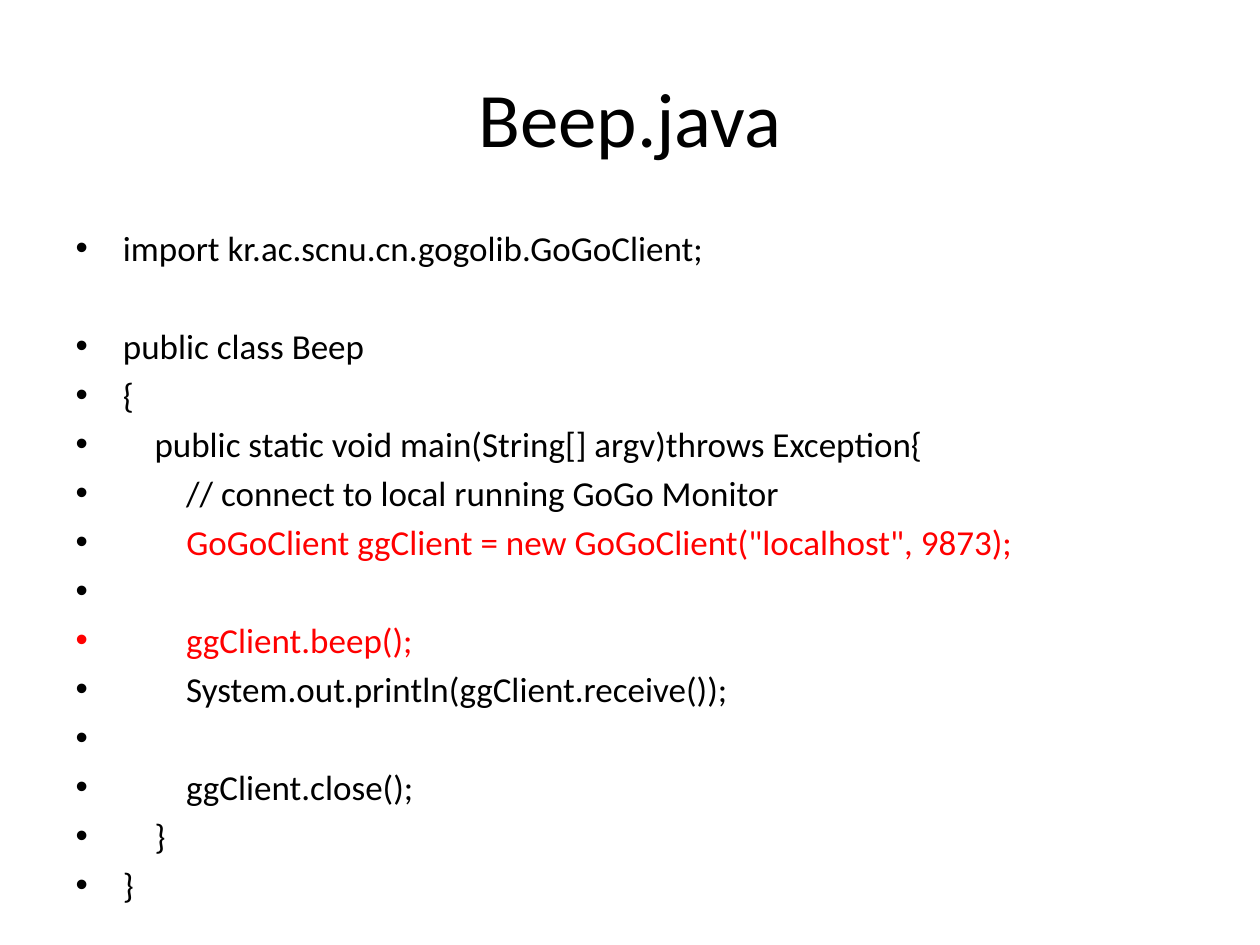
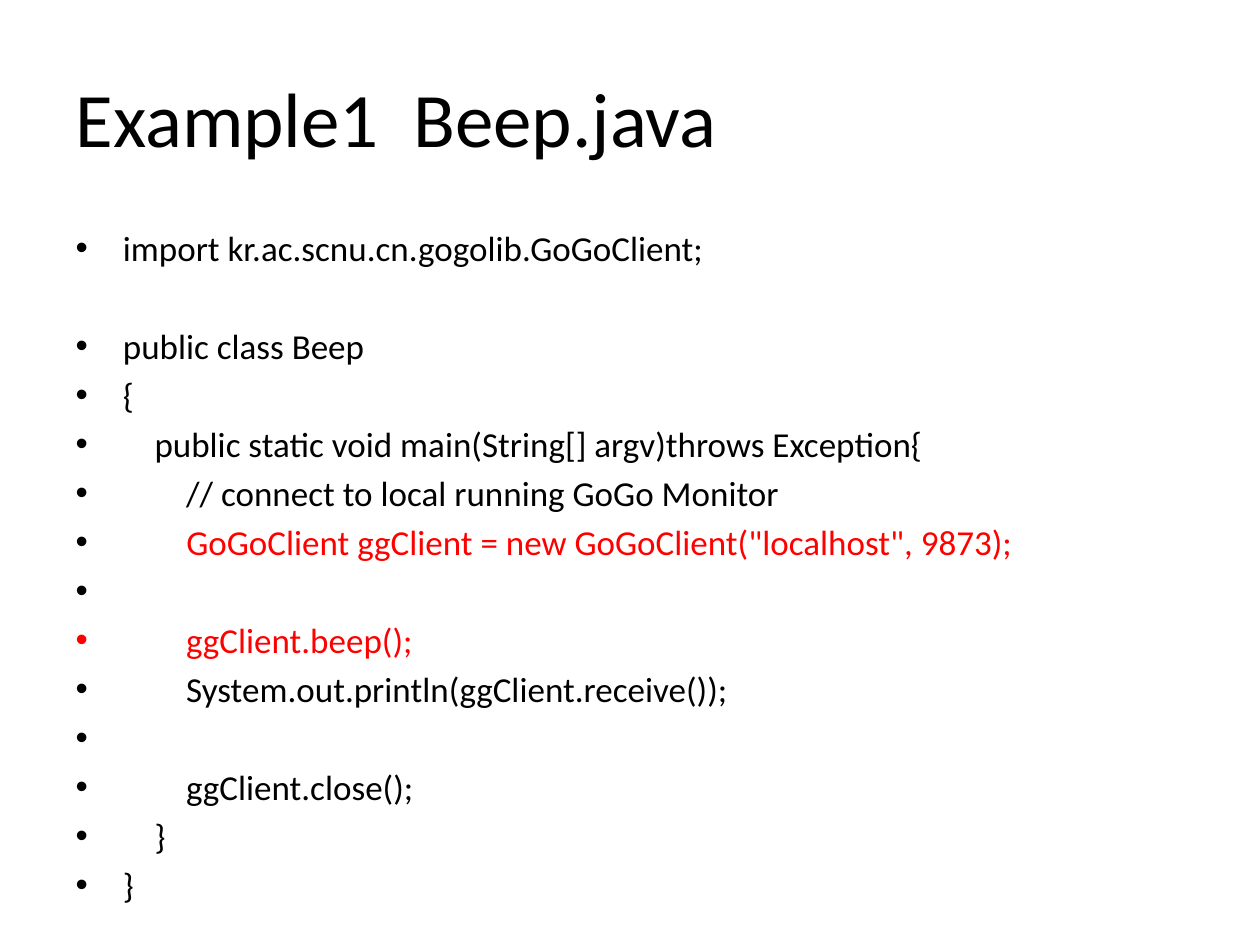
Before and after one commit to Hugo-X/gogolib4java, a slide deck: slide 7 of tutorial/Introduction of gogolib.pptx (slide 6 before the commit). Drawn at 1260x945 pixels with LibreOffice and Linux fonts; fonts in the diff are those of the drawing. Boxes give left, top, right and bottom in pixels: in the first picture for what was removed or moved away, otherwise in the second. Text is boxed around its words. In the diff, an @@ line names an element or a change of style, - is before the commit and + after.

```diff
--- a/tutorial/Introduction of gogolib.pptx
+++ b/tutorial/Introduction of gogolib.pptx
@@ title at box(76, 93, 717, 161): text changed @@
-Beep.java
+Example1 Beep.java
```
Also in this commit, not shown: 2 other slides changed, 4 slides added, 1 slide removed, 1 other file.
